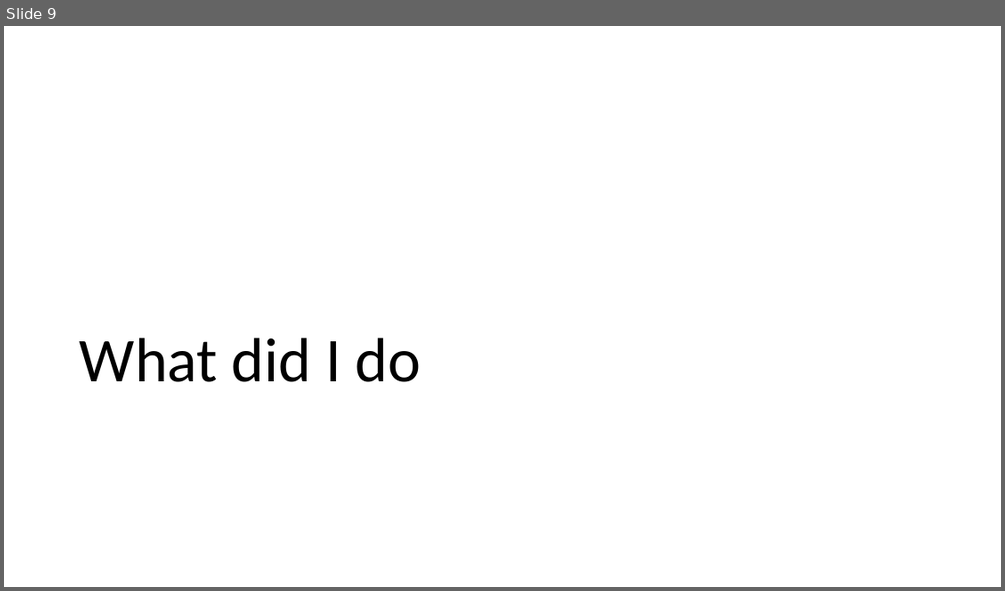
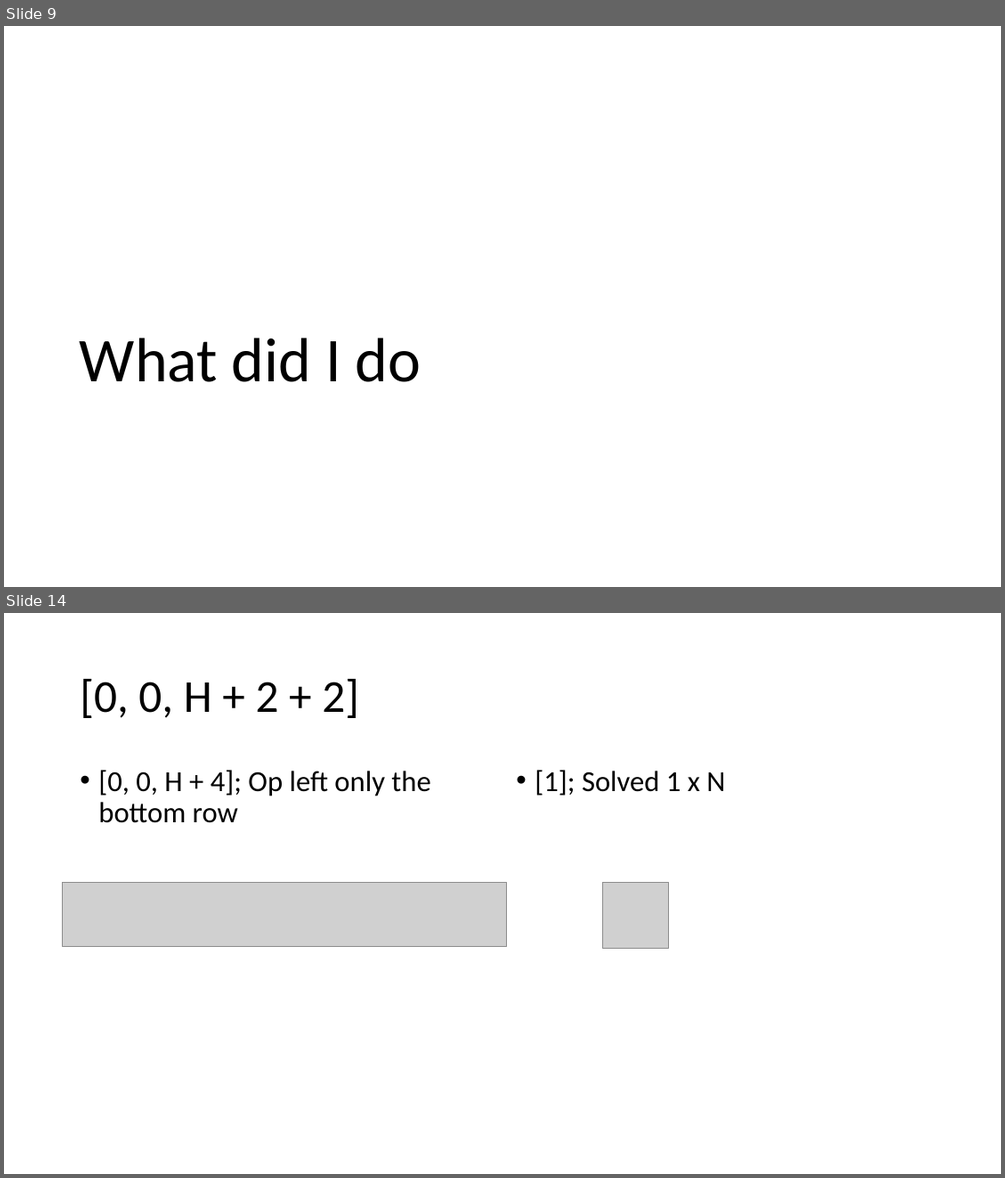
Before and after one commit to EzraSkwarka/Math-Capstone, a slide deck: Presentation/Mat Cap draft.pptx. Shown one above the other, each under a label of ours: slide 9 before the commit, slides 9 and 14 after it; the slides between them are not shown. The pictures are 1005x591 and 1005x1178 pixels, drawn with LibreOffice and Linux fonts; fonts in the diff are those of the drawing; grey boxes stand for pictures. Boxes give left, top, right and bottom in pixels: in the first picture for what was removed or moved away, otherwise in the second. Text is boxed around its words. In the diff, an @@ line names an element or a change of style, - is before the commit and + after.

```diff
--- a/Presentation/Mat Cap draft.pptx
+++ b/Presentation/Mat Cap draft.pptx
@@ slide 14 added at <box>4,613,1001,1174</box>, background #FFFFFF @@
@@ title added at <box>80,679,359,718</box>, 44 pt, text #000000 @@
+[0, 0, H + 2 + 2]
@@ text added at <box>98,770,430,823</box>, 28 pt, text #000000 @@
+• [0, 0, H + 4]; Op left only the bottom row
@@ text added at <box>534,770,725,795</box>, 28 pt, text #000000 @@
+• [1]; Solved 1 x N
@@ picture added at <box>63,882,507,946</box> @@
@@ picture added at <box>603,882,669,949</box> @@
```
Also in this commit, not shown: 8 slides changed, 16 other slides added, 1 slide removed.
